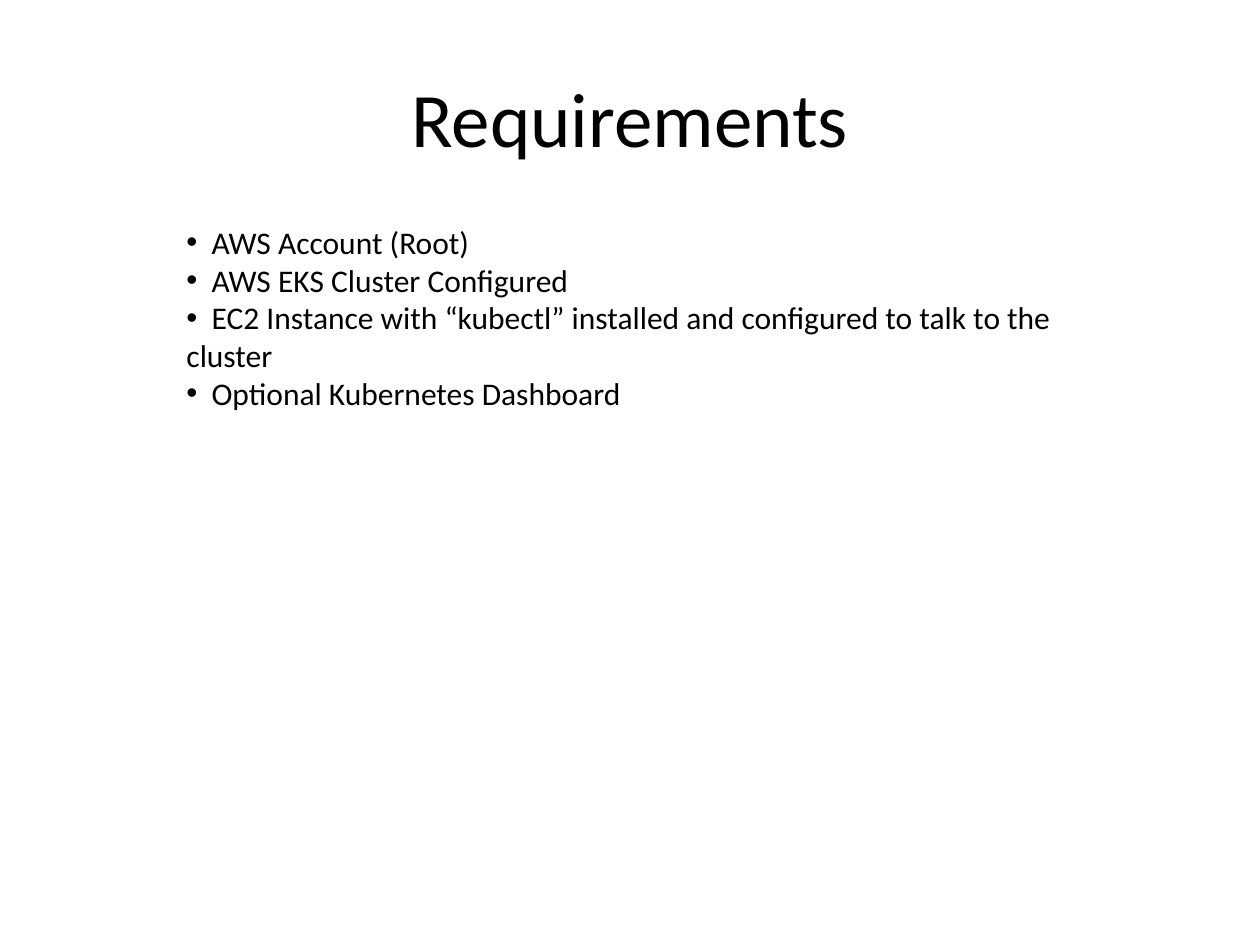
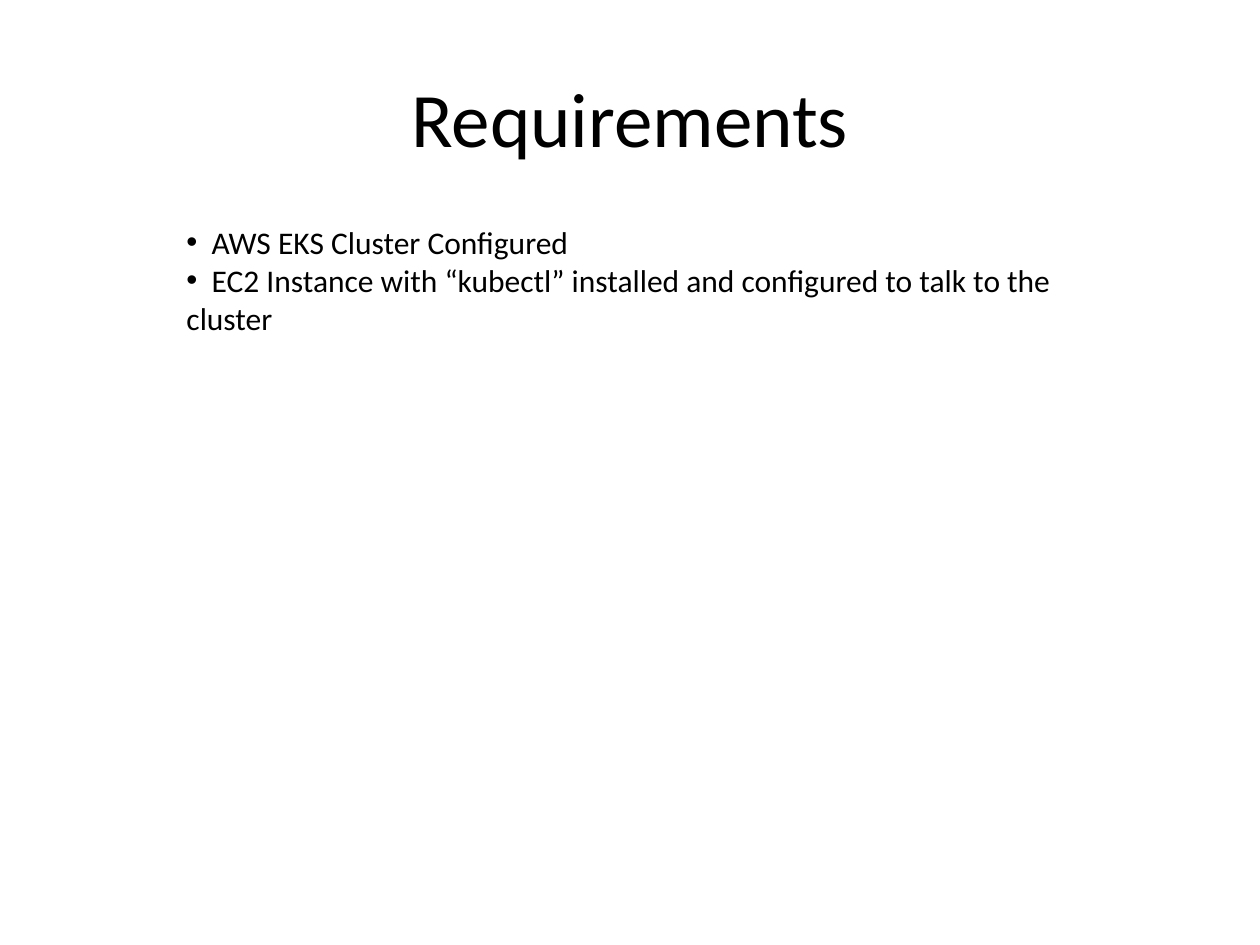
Before and after one commit to kskalvar/aws-eks-pipeline-quickstart, a slide deck: slide 7 of slides/AWS-Public-Summit-EKS-Pipeline-QuickStart.pptx. Drawn at 1260x945 pixels with LibreOffice and Linux fonts; fonts in the diff are those of the drawing; background and template pictures are left out. Boxes give left, top, right and bottom in pixels: in the first picture for what was removed or moved away, otherwise in the second. Text is boxed around its words. In the diff, an @@ line names an element or a change of style, - is before the commit and + after.

```diff
--- a/slides/AWS-Public-Summit-EKS-Pipeline-QuickStart.pptx
+++ b/slides/AWS-Public-Summit-EKS-Pipeline-QuickStart.pptx
@@ text at [212,231,469,258]: paragraph removed @@
-• AWS Account (Root)
@@ text at [212,383,621,410]: paragraph removed @@
-• Optional Kubernetes Dashboard
```
Also in this commit, not shown: 6 other slides changed.
